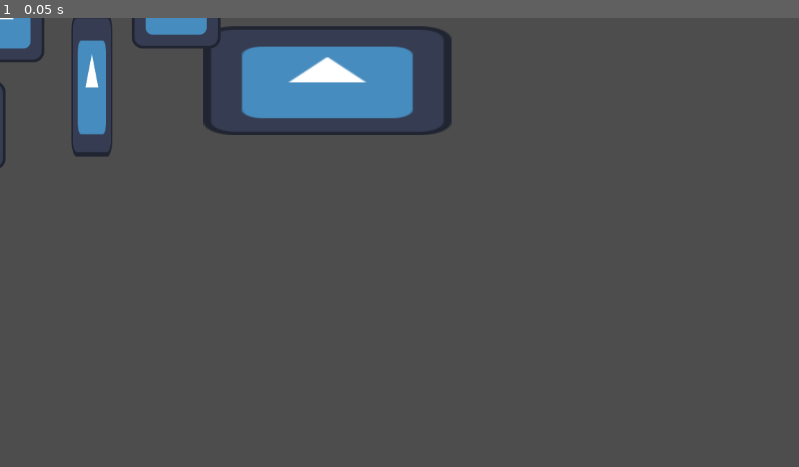
Above: before the commit, frame 1.
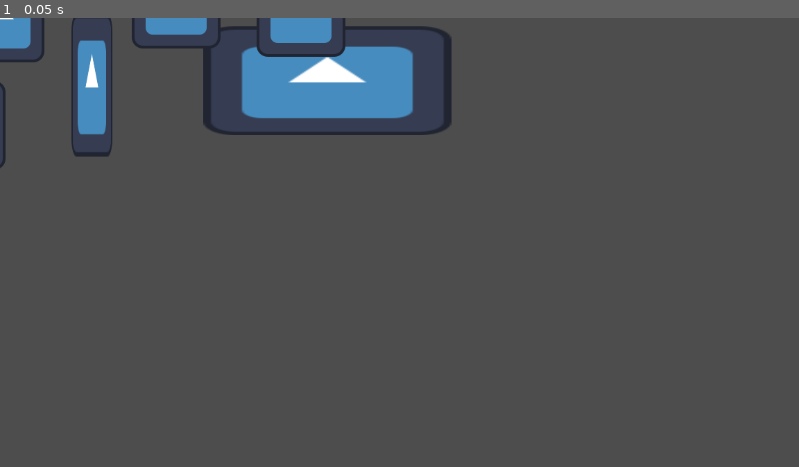
Above: after the commit, the same moment.

Repository: marinatrivino/practicaGit
Game: Godot game, scene res://node_2d.tscn
Two runs of this game, one before a commit and one after it. Both use one fixed random seed, a clock stepped at 60 frames per second and the inputs below. The project has no main scene, so this scene is started directly. The engine's default icon, where the game draws it, is replaced by a stand-in: a white triangle on a blue panel in a dark square.
Inputs:
- Up to frame 1 (0.05 s): no input

The runs differ from the first frame. In frame 1, 0.7% of the frame differs, in the area x 32-44%, y 0-9%.

Commit message:
Sexto commit

Diff:
--- a/node_2d.tscn
+++ b/node_2d.tscn
@@ -57,6 +57,17 @@
 "speed": 5.0
 }]
 
+[sub_resource type="SpriteFrames" id="SpriteFrames_kdubu"]
+animations = [{
+"frames": [{
+"duration": 1.0,
+"texture": ExtResource("1_wtcfe")
+}],
+"loop": true,
+"name": &"default",
+"speed": 5.0
+}]
+
 [node name="Node2D" type="Node2D"]
 
 [node name="AnimatedSprite2D" type="AnimatedSprite2D" parent="."]
@@ -79,3 +90,7 @@
 [node name="AnimatedSprite2D5" type="AnimatedSprite2D" parent="."]
 position = Vector2(-56, 155)
 sprite_frames = SubResource("SpriteFrames_q6r6c")
+
+[node name="AnimatedSprite2D6" type="AnimatedSprite2D" parent="."]
+position = Vector2(434, -8)
+sprite_frames = SubResource("SpriteFrames_kdubu")
Not shown: 1 places in node_2d.tscn that only renumber resources
